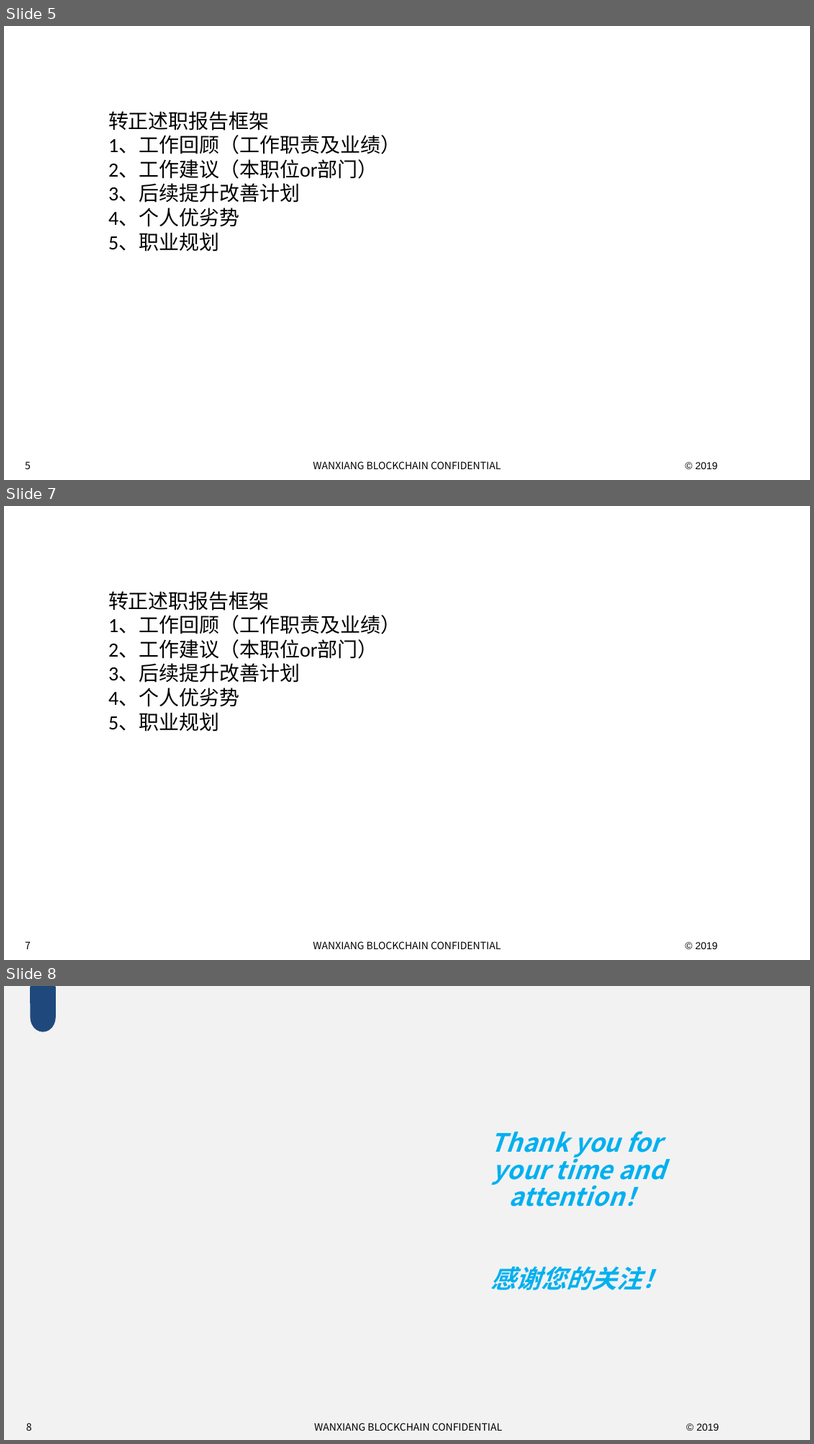
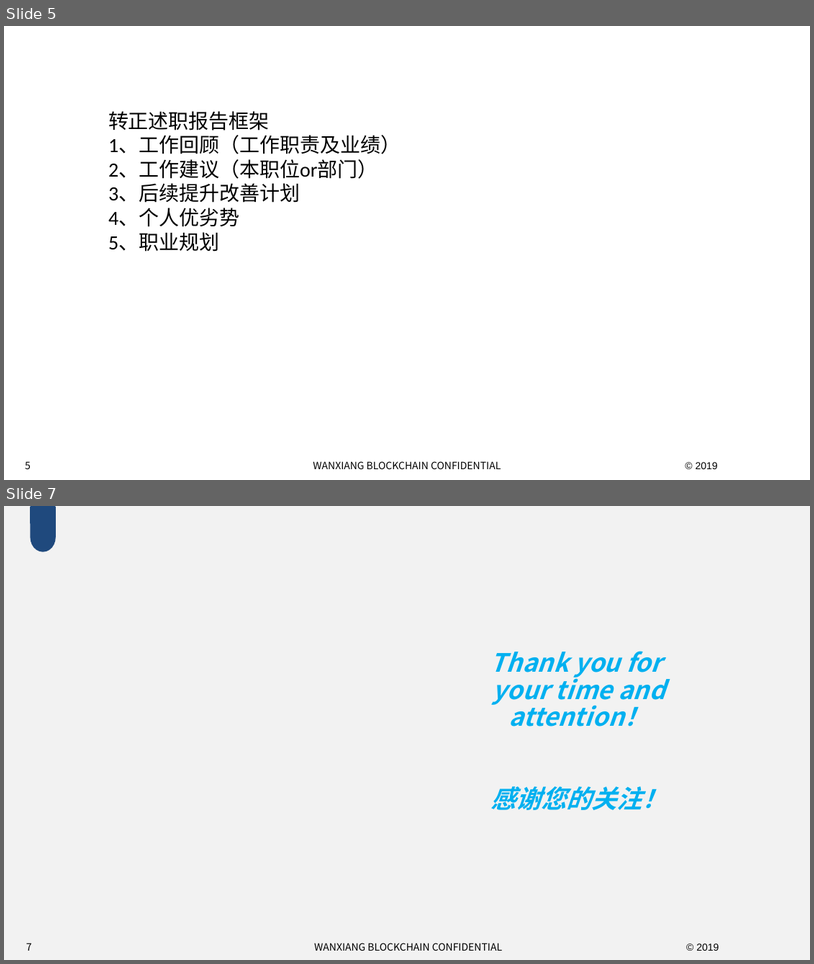
Before and after one commit to gitligl/work, a slide deck: 转正答辩.pptx. Shown one above the other, each under a label of ours: slides 5, 7 and 8 before the commit, slides 5 and 7 after it; the slides between them are not shown. The pictures are 814x1444 and 814x964 pixels, drawn with LibreOffice and Linux fonts; fonts in the diff are those of the drawing; background and template pictures are left out. Boxes give left, top, right and bottom in pixels: in the first picture for what was removed or moved away, otherwise in the second. Text is boxed around its words. In the diff, an @@ line names an element or a change of style, - is before the commit and + after.

```diff
--- a/转正答辩.pptx
+++ b/转正答辩.pptx
@@ slide 7 removed at bbox=[4, 506, 810, 960], background picture (left out); not listed: 3 template elements that a slide beside it also shows @@
@@ text removed at bbox=[108, 591, 401, 731] @@
-转正述职报告框架
-1、工作回顾（工作职责及业绩）
-2、工作建议（本职位or部门）
-3、后续提升改善计划
-4、个人优劣势
-5、职业规划
@@ what was slide 8 is now slide 7 @@
@@ page number at bbox=[26, 942, 32, 950]: text changed @@
-8
+7
```
Also in this commit, not shown: 2 slides changed, 2 slides added, 2 other slides removed.
